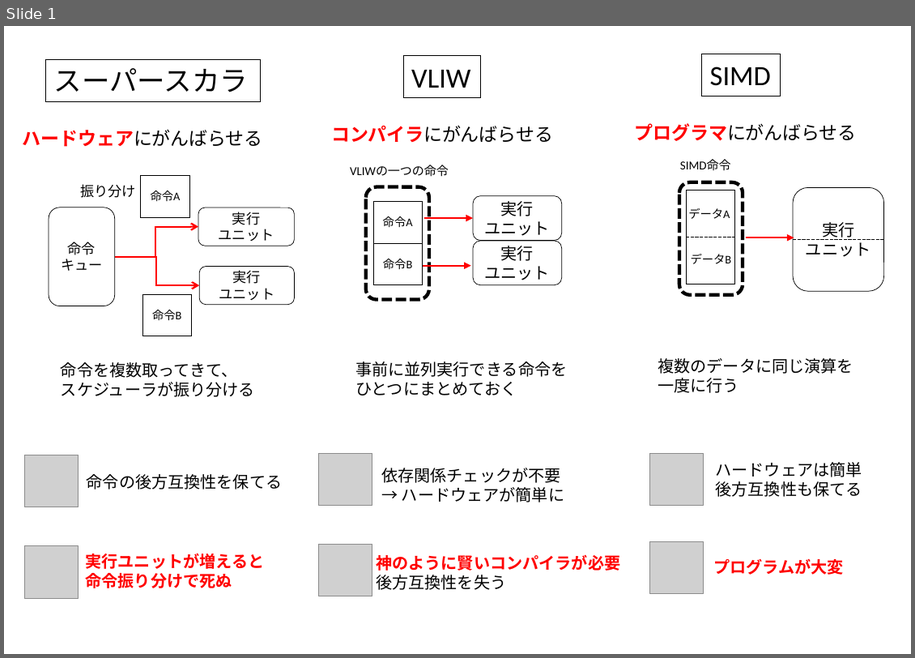
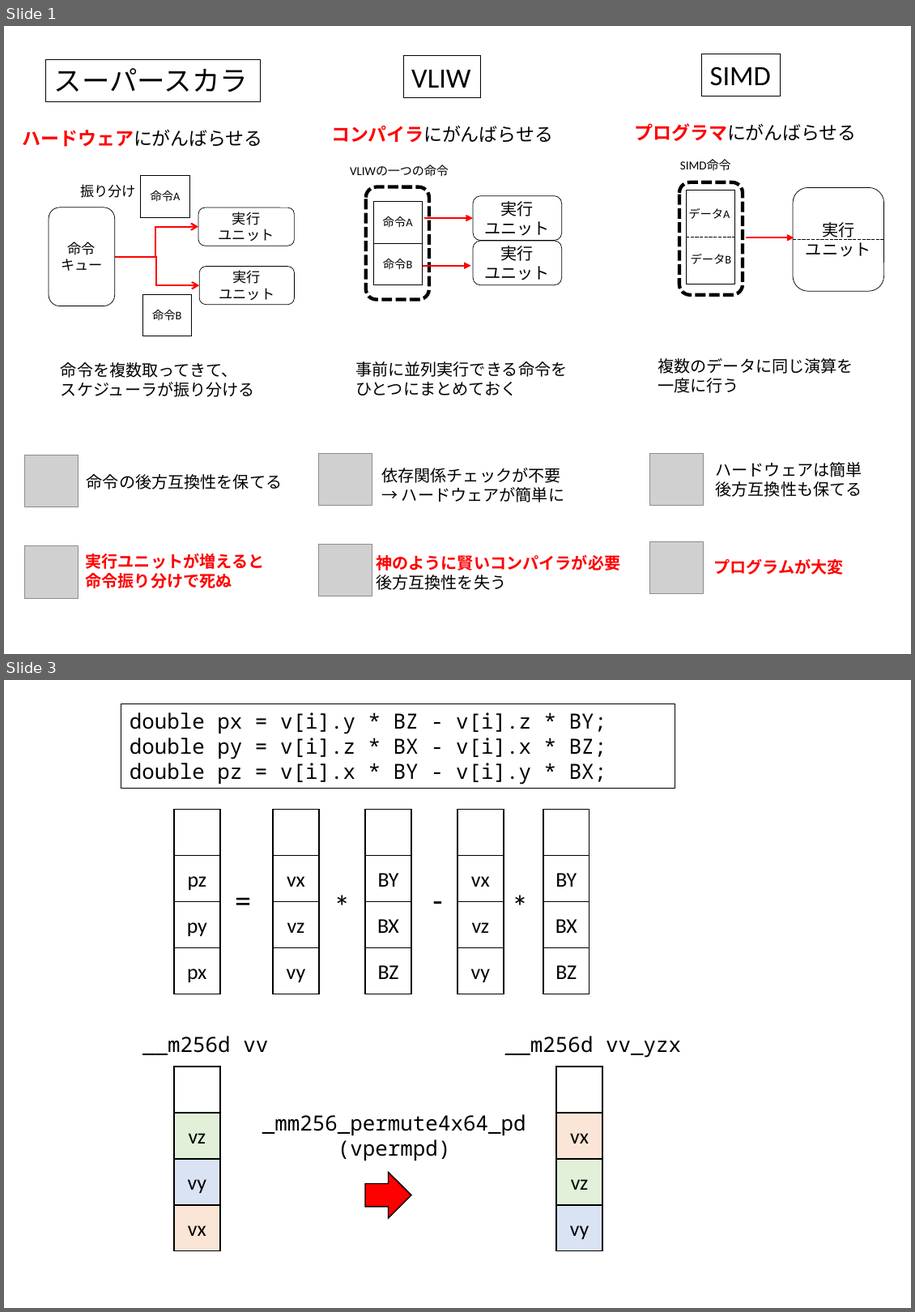
Before and after one commit to kaityo256/sevendayshpc, a slide deck: day7/fig/fig.pptx. Shown one above the other, each under a label of ours: slide 1 before the commit, slides 1 and 3 after it; the slides between them are not shown. The pictures are 915x658 and 915x1312 pixels, drawn with LibreOffice and Linux fonts; fonts in the diff are those of the drawing; grey boxes stand for pictures. Boxes give left, top, right and bottom in pixels: in the first picture for what was removed or moved away, otherwise in the second. Text is boxed around its words. In the diff, an @@ line names an element or a change of style, - is before the commit and + after.

```diff
--- a/day7/fig/fig.pptx
+++ b/day7/fig/fig.pptx
@@ slide 3 added at bbox=[4, 680, 911, 1308], background #FFFFFF @@
@@ rectangle added at bbox=[121, 704, 675, 789], outline #000000 0.75 pt, 18 pt, text #000000 @@
+double px = v[i].y * BZ - v[i].z * BY;
+double py = v[i].z * BX - v[i].x * BZ;
+double pz = v[i].x * BY - v[i].y * BX;
@@ text added at bbox=[227, 875, 260, 923], 28 pt, text #000000 @@
+=
@@ text added at bbox=[326, 882, 365, 929], 28 pt, text #000000 @@
+*
@@ text added at bbox=[424, 875, 464, 923], 28 pt, text #000000 @@
+-
@@ text added at bbox=[504, 882, 543, 929], 28 pt, text #000000 @@
+*
@@ group added at bbox=[174, 810, 220, 994]: 4 rectangles @@
+pz
+py
+px
@@ group added at bbox=[273, 810, 319, 994]: 4 rectangles @@
+vx
+vz
+vy
@@ group added at bbox=[365, 810, 411, 994]: 4 rectangles @@
+BY
+BX
+BZ
@@ group added at bbox=[458, 810, 504, 994]: 4 rectangles @@
+vx
+vz
+vy
@@ group added at bbox=[543, 810, 590, 994]: 4 rectangles @@
+BY
+BX
+BZ
@@ text added at bbox=[143, 1036, 268, 1055], 18 pt, text #000000 @@
+__m256d vv
@@ text added at bbox=[505, 1036, 681, 1057], 18 pt, text #000000 @@
+__m256d vv_yzx
@@ rectangle added at bbox=[174, 1067, 220, 1113], fill #FFFFFF, outline #000000 1 pt @@
@@ rectangle added at bbox=[557, 1067, 603, 1113], fill #FFFFFF, outline #000000 1 pt @@
@@ rectangle added at bbox=[174, 1113, 220, 1160], fill #E2F0D9, outline #000000 1 pt, 18 pt, text #000000 @@
+vz
@@ text added at bbox=[262, 1114, 526, 1161], 18 pt, text #000000 @@
+_mm256_permute4x64_pd
+(vpermpd)
@@ rectangle added at bbox=[557, 1113, 603, 1160], fill #FBE5D6, outline #000000 1 pt, 18 pt, text #000000 @@
+vx
@@ rectangle added at bbox=[174, 1160, 220, 1205], fill #DAE3F3, outline #000000 1 pt, 18 pt, text #000000 @@
+vy
@@ rectangle added at bbox=[557, 1160, 603, 1205], fill #E2F0D9, outline #000000 1 pt, 18 pt, text #000000 @@
+vz
@@ down arrow added at bbox=[365, 1172, 411, 1219], fill #FF0000, outline #000000 1 pt @@
@@ rectangle added at bbox=[174, 1205, 220, 1251], fill #FBE5D6, outline #000000 1 pt, 18 pt, text #000000 @@
+vx
@@ rectangle added at bbox=[557, 1205, 603, 1251], fill #DAE3F3, outline #000000 1 pt, 18 pt, text #000000 @@
+vy
```
Also in this commit, not shown: 1 other slide added, 14 other files.
